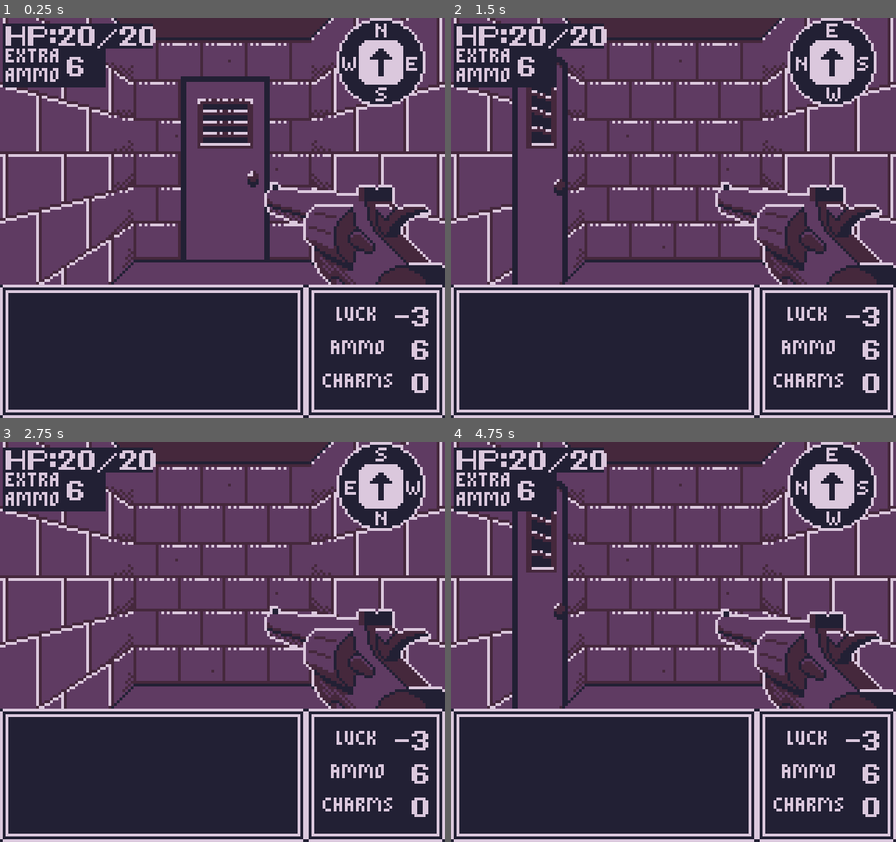
Above: before the commit, frames 1-4 (two rows, left to right).
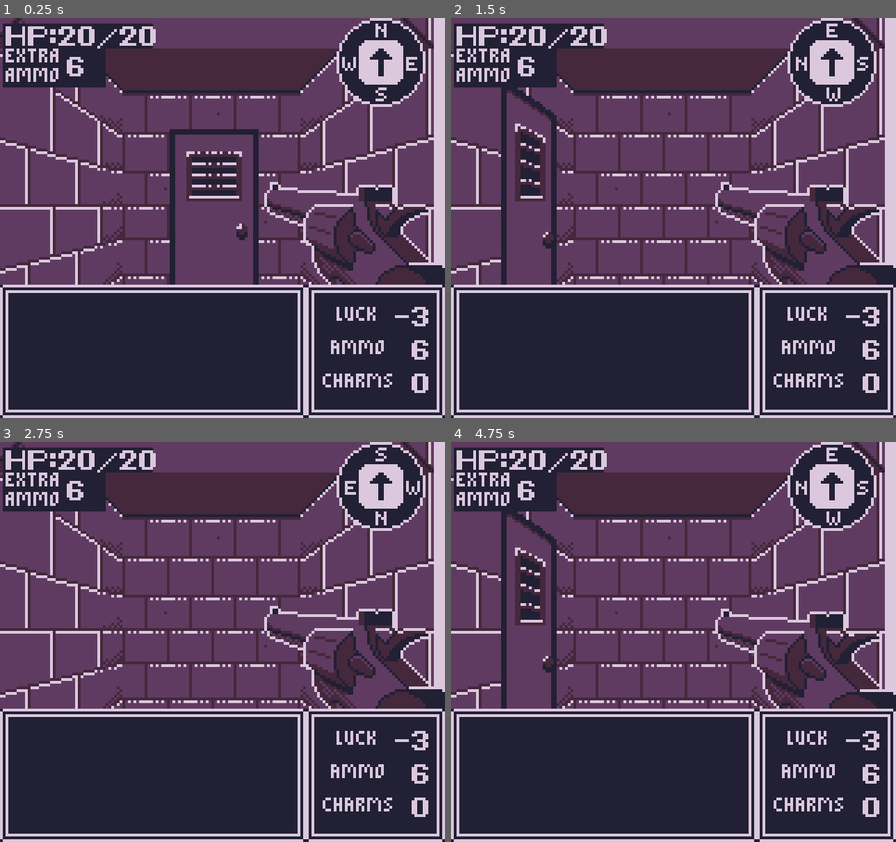
Above: after the commit, the same moments.

Repository: GartTheSkeleton/GameboyDungeon
Game: Godot game, scene res://src/Game/gameworld.tscn
Same seed, same stepped clock (60 frames per second), same inputs: the game is played once before the commit and once after it.
Inputs:
- Up to frame 1 (0.25 s): no input
- Up to frame 2 (1.5 s): tap Enter at 0.5 s; hold Right (Right) 0.53-1.28 s; tap Z (A) at 0.6 s; tap X (B) at 0.8, 1.35 s; tap Space at 1.25 s; hold Down (Down) from 1.28 s (still down)
- Up to frame 3 (2.75 s): tap Z (A) at 1.55, 2.1 s; tap Enter at 2 s; release Down (Down) at 2.03 s; hold Right (Right) from 2.03 s (still down); tap X (B) at 2.3 s
- Up to frame 4 (4.75 s): tap Space at 2.75 s; release Right (Right) at 2.78 s; hold Up (Up) 2.78-3.53 s; tap X (B) at 2.85, 3.8, 4.35 s; tap Z (A) at 3.05, 3.6, 4.55 s; hold Left (Left) from 3.53 s (still down); tap Enter at 4.25 s

The runs differ from the first frame. In frame 1, 25% of the frame differs, in the area x 0-100%, y 0-67%; in frame 2, 25%; in frame 3, 23%; in frame 4, 25%.

Commit message:
tiles and combat fixes :

Diff:
--- a/src/Assets/Definitions/Entities/Actors/entity_definition_abomination.tres
+++ b/src/Assets/Definitions/Entities/Actors/entity_definition_abomination.tres
@@ -10,7 +10,7 @@
 
 [sub_resource type="Resource" id="Resource_avv7w"]
 script = ExtResource("4_khnki")
-max_hp = 16
+max_hp = 20
 power = 2
 luck = 1
 ammo = 0
@@ -27,7 +27,7 @@
 
 [resource]
 script = ExtResource("5_2tgcn")
-name = "Abomination"
+name = "uÛ♋️ª♊️♣️Úßꝥ♈Ü⭐"
 texture = SubResource("AtlasTexture_os3x3")
 is_blocking_movement = true
 is_mimic = false
--- a/src/Assets/Definitions/Entities/Actors/entity_definition_slime.tres
+++ b/src/Assets/Definitions/Entities/Actors/entity_definition_slime.tres
@@ -11,7 +11,7 @@
 [sub_resource type="Resource" id="Resource_avv7w"]
 script = ExtResource("2_si0xn")
 max_hp = 4
-power = 2
+power = 1
 luck = 0
 ammo = 0
 stored_ammo = 0
--- a/src/Entities/Actors/Components/fighter_component.gd
+++ b/src/Entities/Actors/Components/fighter_component.gd
@@ -112,12 +112,17 @@
 			next_hit_crits = true
 			MessageLog.send_message("You feel blessed by whoever heard you!")
 		else:
-			var health_reward = .5 * max_hp
-			hp += health_reward
-			MessageLog.send_message("By their blessing, you feel invigorated!")
+			if hp > (0.5 * max_hp):
+				var reward = 3 if stored_ammo == 0 else 2
+				stored_ammo += reward
+				MessageLog.send_message("You found %s bullets in your pocket!" % reward)
+			else:
+				var health_reward = .5 * max_hp
+				hp += health_reward
+				MessageLog.send_message("By their blessing, you feel invigorated!")
 	elif result == 5:
-		if hp != max_hp:
-			var health_reward = .5 * max_hp
+		if hp <= (0.5 * max_hp):
+			var health_reward = floor(.4 * max_hp)
 			hp += health_reward
 			MessageLog.send_message("By some blessing, you feel invigorated!")
 		else:
--- a/src/Entities/Actors/Components/item_component.gd
+++ b/src/Entities/Actors/Components/item_component.gd
@@ -35,7 +35,7 @@
 		if result >= 6:
 			player.fighter_component.stored_ammo += 6
 			MessageLog.send_message("You gain 6 bullets!")
-		elif result <= 2:
+		elif result <= 3:
 			player.fighter_component.stored_ammo += 2
 			MessageLog.send_message("You gain 2 bullets!")
 		else:
--- a/src/Game/gameworld.gd
+++ b/src/Game/gameworld.gd
@@ -99,7 +99,7 @@
 			new_entity = Entity.new(grid_pos, entity_types.abomination, map_data)
 		"Mimic":
 			new_entity = Entity.new(grid_pos, entity_types.mimic, map_data, chest_contents)
-			new_entity.position.y += 12
+			new_entity.position.y += 16
 		"Chest":
 			new_entity = Entity.new(grid_pos, entity_types.chest, map_data, chest_contents)
 			new_entity.position.y += 12
@@ -171,7 +171,7 @@
 
 func create_player() -> void:
 	var map_data = get_map_data()
-	var player_start_pos: Vector2i = Vector2i.ZERO
+	var player_start_pos: Vector2i = Vector2i(4,-19)
 	player = Entity.new(player_start_pos, entity_types.player, map_data)
 	player.position = player_start_pos
 	map_data.player = player
--- a/src/Game/gameworld.tscn
+++ b/src/Game/gameworld.tscn
@@ -1218,6 +1218,196 @@
 hasLever = true
 leverTarget = Vector2i(-2, -17)
 
+[node name="0-17" parent="VBoxContainer/SubViewportContainer/SubViewport/Gameworld/Map" instance=ExtResource("2_5ixr1")]
+gridPosition = Vector2i(0, -17)
+northPanelType = 1
+eastPanelType = 2
+westPanelType = 2
+enemyType = 1
+leverTarget = Vector2i(-2, -17)
+
+[node name="0-18" parent="VBoxContainer/SubViewportContainer/SubViewport/Gameworld/Map" instance=ExtResource("2_5ixr1")]
+gridPosition = Vector2i(0, -18)
+northPanelType = 1
+eastPanelType = 2
+southPanelType = 1
+westPanelType = 2
+enemyType = 1
+leverTarget = Vector2i(-2, -17)
+
+[node name="0-19" parent="VBoxContainer/SubViewportContainer/SubViewport/Gameworld/Map" instance=ExtResource("2_5ixr1")]
+gridPosition = Vector2i(0, -19)
+northPanelType = 1
+eastPanelType = 2
+southPanelType = 1
+westPanelType = 2
+hasEnemy = true
+enemyType = 2
+leverTarget = Vector2i(-2, -17)
+
+[node name="0-20" parent="VBoxContainer/SubViewportContainer/SubViewport/Gameworld/Map" instance=ExtResource("2_5ixr1")]
+gridPosition = Vector2i(0, -20)
+northPanelType = 2
+eastPanelType = 1
+southPanelType = 1
+westPanelType = 1
+enemyType = 2
+leverTarget = Vector2i(-2, -17)
+
+[node name="-1-20" parent="VBoxContainer/SubViewportContainer/SubViewport/Gameworld/Map" instance=ExtResource("2_5ixr1")]
+gridPosition = Vector2i(-1, -20)
+northPanelType = 2
+eastPanelType = 1
+southPanelType = 2
+westPanelType = 1
+hasEnemy = true
+leverTarget = Vector2i(-2, -17)
+
+[node name="-2-20" parent="VBoxContainer/SubViewportContainer/SubViewport/Gameworld/Map" instance=ExtResource("2_5ixr1")]
+gridPosition = Vector2i(-2, -20)
+northPanelType = 2
+eastPanelType = 1
+southPanelType = 2
+westPanelType = 2
+hasChest = true
+leverTarget = Vector2i(-2, -17)
+
+[node name="1-20" parent="VBoxContainer/SubViewportContainer/SubViewport/Gameworld/Map" instance=ExtResource("2_5ixr1")]
+gridPosition = Vector2i(1, -20)
+northPanelType = 2
+eastPanelType = 1
+southPanelType = 2
+westPanelType = 1
+leverTarget = Vector2i(-2, -17)
+
+[node name="2-20" parent="VBoxContainer/SubViewportContainer/SubViewport/Gameworld/Map" instance=ExtResource("2_5ixr1")]
+gridPosition = Vector2i(2, -20)
+northPanelType = 2
+eastPanelType = 1
+southPanelType = 2
+westPanelType = 1
+hasEnemy = true
+enemyType = 1
+leverTarget = Vector2i(-2, -17)
+
+[node name="3-20" parent="VBoxContainer/SubViewportContainer/SubViewport/Gameworld/Map" instance=ExtResource("2_5ixr1")]
+gridPosition = Vector2i(3, -20)
+northPanelType = 2
+eastPanelType = 2
+westPanelType = 1
+enemyType = 1
+leverTarget = Vector2i(-2, -17)
+
+[node name="3-19" parent="VBoxContainer/SubViewportContainer/SubViewport/Gameworld/Map" instance=ExtResource("2_5ixr1")]
+gridPosition = Vector2i(3, -19)
+eastPanelType = 1
+southPanelType = 2
+westPanelType = 2
+enemyType = 1
+leverTarget = Vector2i(-2, -17)
+
+[node name="4-19" parent="VBoxContainer/SubViewportContainer/SubViewport/Gameworld/Map" instance=ExtResource("2_5ixr1")]
+gridPosition = Vector2i(4, -19)
+northPanelType = 2
+southPanelType = 2
+westPanelType = 1
+enemyType = 1
+leverTarget = Vector2i(-2, -17)
+
+[node name="5-19" parent="VBoxContainer/SubViewportContainer/SubViewport/Gameworld/Map" instance=ExtResource("2_5ixr1")]
+gridPosition = Vector2i(5, -19)
+northPanelType = 2
+eastPanelType = 1
+southPanelType = 2
+enemyType = 1
+leverTarget = Vector2i(-2, -17)
+
+[node name="6-19" parent="VBoxContainer/SubViewportContainer/SubViewport/Gameworld/Map" instance=ExtResource("2_5ixr1")]
+gridPosition = Vector2i(6, -19)
+northPanelType = 2
+eastPanelType = 1
+southPanelType = 1
+westPanelType = 1
+enemyType = 1
+leverTarget = Vector2i(-2, -17)
+
+[node name="6-18" parent="VBoxContainer/SubViewportContainer/SubViewport/Gameworld/Map" instance=ExtResource("2_5ixr1")]
+gridPosition = Vector2i(6, -18)
+northPanelType = 1
+eastPanelType = 2
+southPanelType = 2
+westPanelType = 2
+hasEnemy = true
+enemyType = 2
+leverTarget = Vector2i(-2, -17)
+
+[node name="7-19" parent="VBoxContainer/SubViewportContainer/SubViewport/Gameworld/Map" instance=ExtResource("2_5ixr1")]
+gridPosition = Vector2i(7, -19)
+northPanelType = 1
+eastPanelType = 1
+southPanelType = 2
+westPanelType = 1
+enemyType = 1
+leverTarget = Vector2i(-2, -17)
+
+[node name="7-20" parent="VBoxContainer/SubViewportContainer/SubViewport/Gameworld/Map" instance=ExtResource("2_5ixr1")]
+gridPosition = Vector2i(7, -20)
+northPanelType = 2
+eastPanelType = 2
+southPanelType = 1
+westPanelType = 2
+hasChest = true
+itemType = 1
+enemyType = 1
+leverTarget = Vector2i(-2, -17)
+
+[node name="8-19" parent="VBoxContainer/SubViewportContainer/SubViewport/Gameworld/Map" instance=ExtResource("2_5ixr1")]
+gridPosition = Vector2i(8, -19)
+northPanelType = 2
+eastPanelType = 1
+southPanelType = 1
+westPanelType = 1
+enemyType = 1
+leverTarget = Vector2i(-2, -17)
+
+[node name="8-18" parent="VBoxContainer/SubViewportContainer/SubViewport/Gameworld/Map" instance=ExtResource("2_5ixr1")]
+gridPosition = Vector2i(8, -18)
+northPanelType = 1
+eastPanelType = 2
+southPanelType = 2
+westPanelType = 2
+hasEnemy = true
+leverTarget = Vector2i(-2, -17)
+
+[node name="9-19" parent="VBoxContainer/SubViewportContainer/SubViewport/Gameworld/Map" instance=ExtResource("2_5ixr1")]
+gridPosition = Vector2i(9, -19)
+northPanelType = 1
+eastPanelType = 2
+southPanelType = 2
+westPanelType = 1
+hasEnemy = true
+enemyType = 2
+leverTarget = Vector2i(-2, -17)
+
+[node name="9-20" parent="VBoxContainer/SubViewportContainer/SubViewport/Gameworld/Map" instance=ExtResource("2_5ixr1")]
+gridPosition = Vector2i(9, -20)
+northPanelType = 1
+eastPanelType = 2
+southPanelType = 1
+westPanelType = 2
+enemyType = 2
+leverTarget = Vector2i(-2, -17)
+
+[node name="9-21" parent="VBoxContainer/SubViewportContainer/SubViewport/Gameworld/Map" instance=ExtResource("2_5ixr1")]
+gridPosition = Vector2i(9, -21)
+northPanelType = 3
+eastPanelType = 2
+southPanelType = 1
+westPanelType = 2
+hasEnemy = true
+enemyType = 3
+leverTarget = Vector2i(-2, -17)
+
 [node name="Camera2D" type="Camera2D" parent="VBoxContainer/SubViewportContainer/SubViewport/Gameworld"]
 z_index = 1
 offset = Vector2(0, -16)
